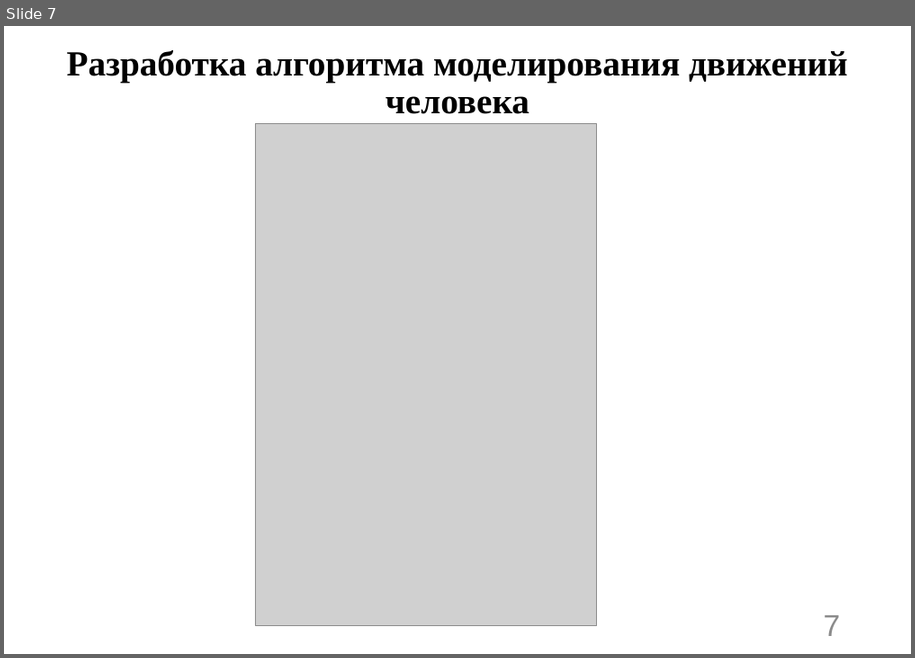
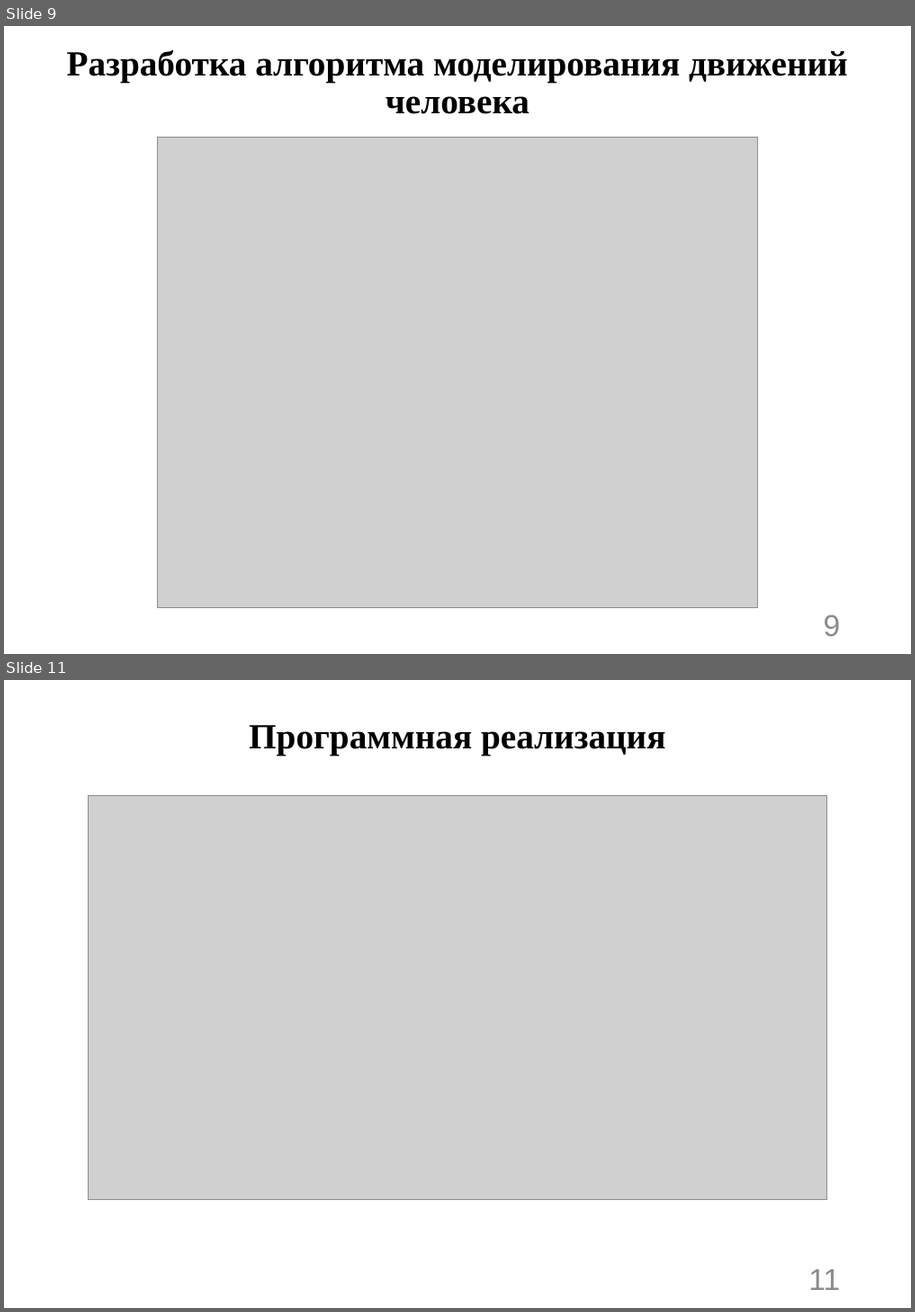
Before and after one commit to n7arti/MIET.Magistratura, a slide deck: Диссертация/Смотр 2 курс 2 семестр/Артамонова_презентация.pptx. Shown one above the other, each under a label of ours: slide 7 before the commit, slides 9 and 11 after it; the slides between them are not shown. The pictures are 915x658 and 915x1312 pixels, drawn with LibreOffice and Linux fonts; fonts in the diff are those of the drawing; grey boxes stand for pictures. Boxes give left, top, right and bottom in pixels: in the first picture for what was removed or moved away, otherwise in the second. Text is boxed around its words. In the diff, an @@ line names an element or a change of style, - is before the commit and + after.

```diff
--- a/Диссертация/Смотр 2 курс 2 семестр/Артамонова_презентация.pptx
+++ b/Диссертация/Смотр 2 курс 2 семестр/Артамонова_презентация.pptx
@@ slide 11 added at (x1=4, y1=680, x2=911, y2=1308), background #FFFFFF @@
@@ title added at (x1=249, y1=725, x2=666, y2=756), 30.3 pt, text #000000, bold @@
+Программная реализация
@@ picture added at (x1=89, y1=795, x2=828, y2=1200) @@
@@ page number added at (x1=809, y1=1270, x2=840, y2=1290), 26 pt, text #8C8C8C @@
+11
@@ what was slide 7 is now slide 9 @@
@@ slide 9 changed as well @@
@@ picture resized from (x1=255, y1=124, x2=597, y2=625) to (x1=157, y1=137, x2=758, y2=608) @@
@@ page number at (x1=824, y1=615, x2=841, y2=636): text changed @@
-7
+9
```
Also in this commit, not shown: 6 other slides changed, 7 other slides added, 7 other files.
